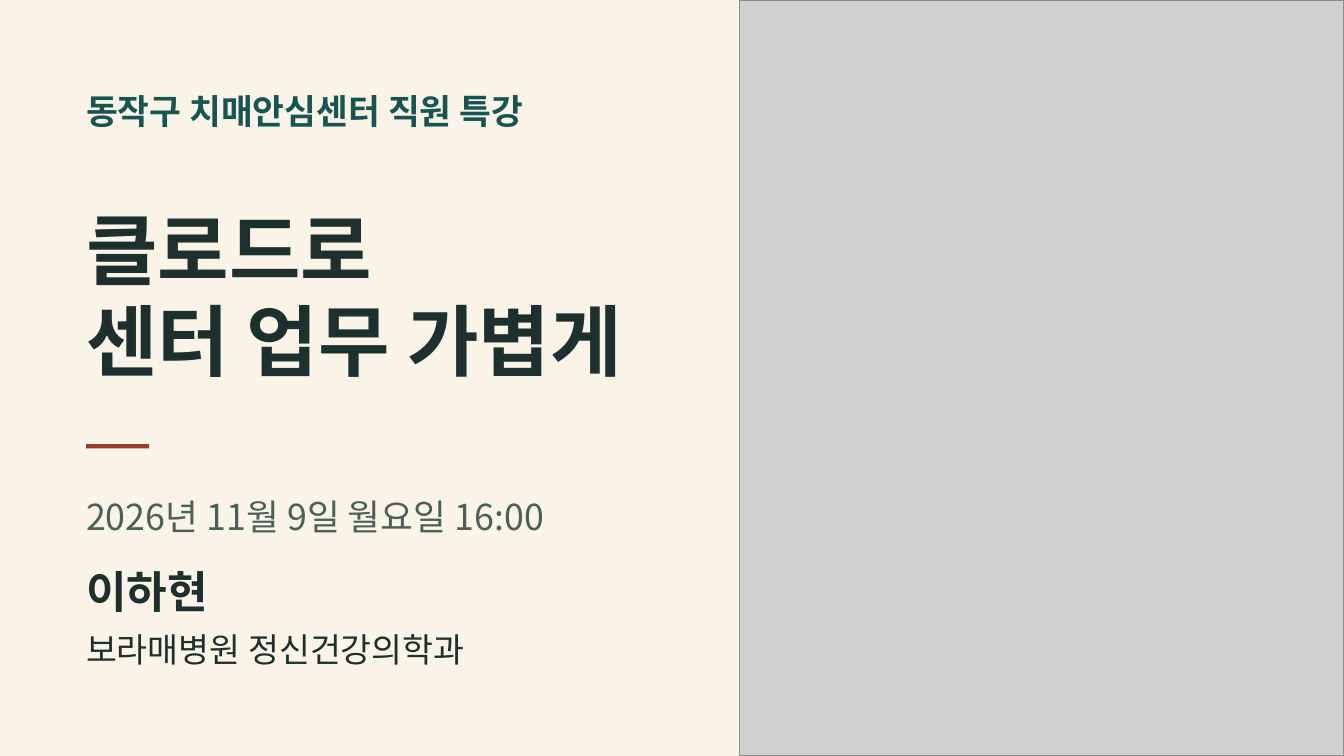
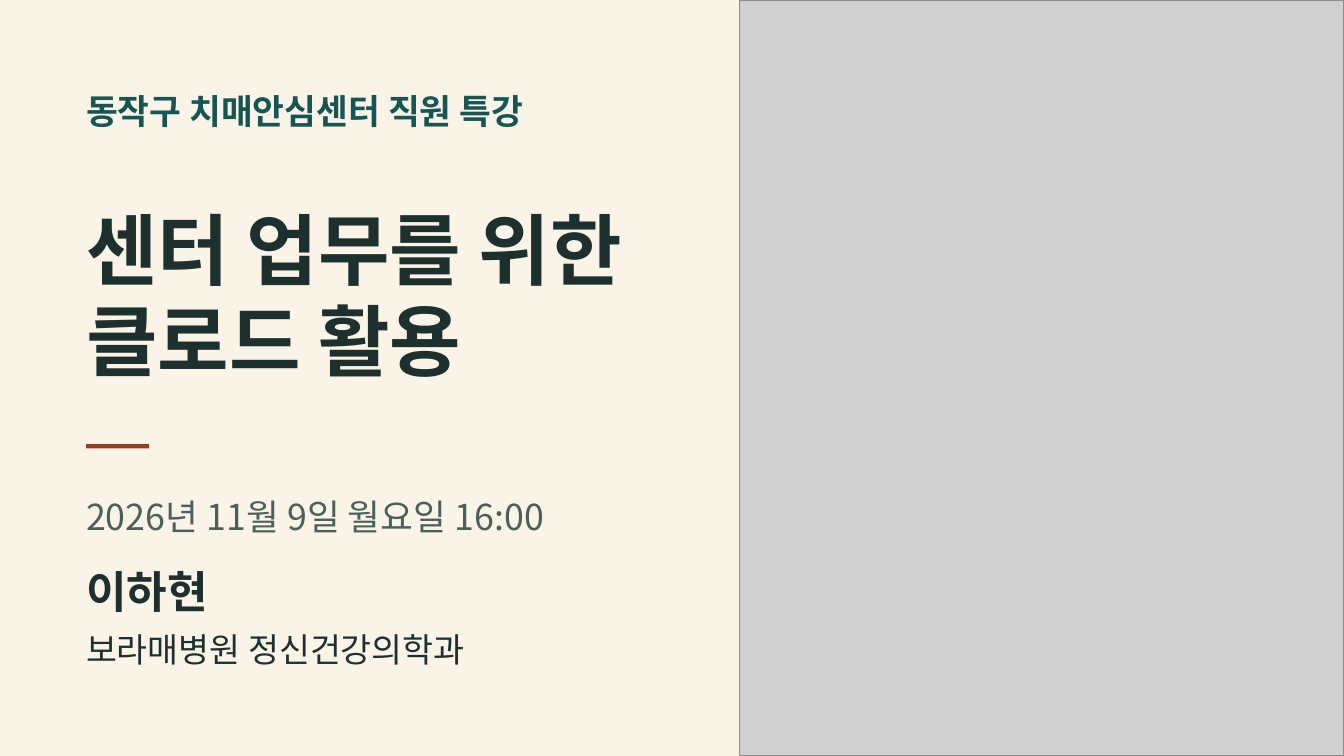
Before and after one commit to Hahyun-Lee/claude-workshop-dementia-center, a slide deck: slide 1 of slides/slides.pptx. Drawn at 1344x756 pixels with LibreOffice and Linux fonts; fonts in the diff are those of the drawing; grey boxes stand for pictures. Boxes give left, top, right and bottom in pixels: in the first picture for what was removed or moved away, otherwise in the second. Text is boxed around its words. In the diff, an @@ line names an element or a change of style, - is before the commit and + after.

```diff
--- a/slides/slides.pptx
+++ b/slides/slides.pptx
@@ text at (86,213,622,286): text changed @@
-클로드로
+센터 업무를 위한
@@ text at (86,304,461,377): text changed @@
-센터 업무 가볍게
+클로드 활용
```
Also in this commit, not shown: 7 other slides changed, 2 slides added, 7 other files.
